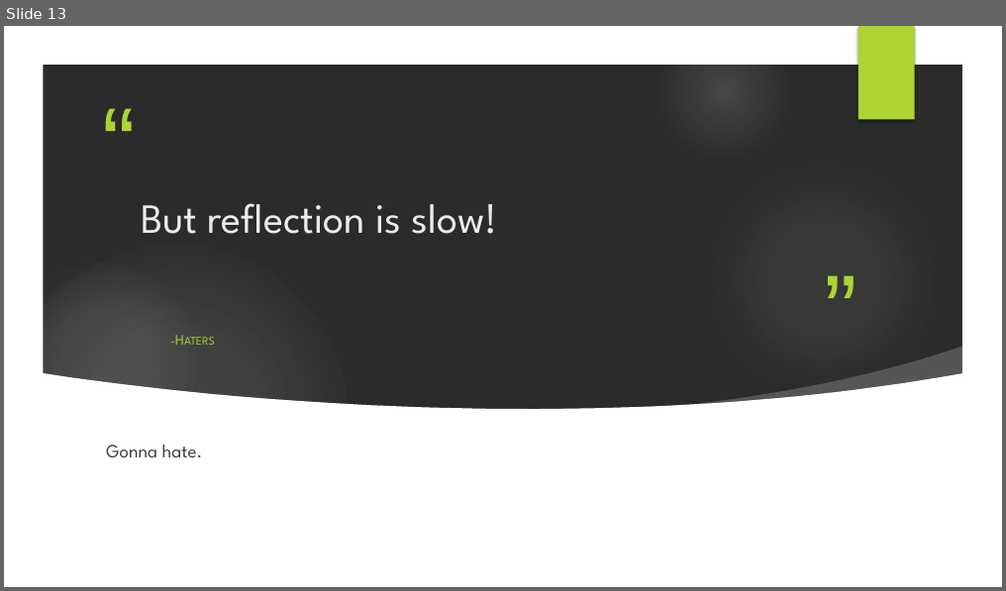
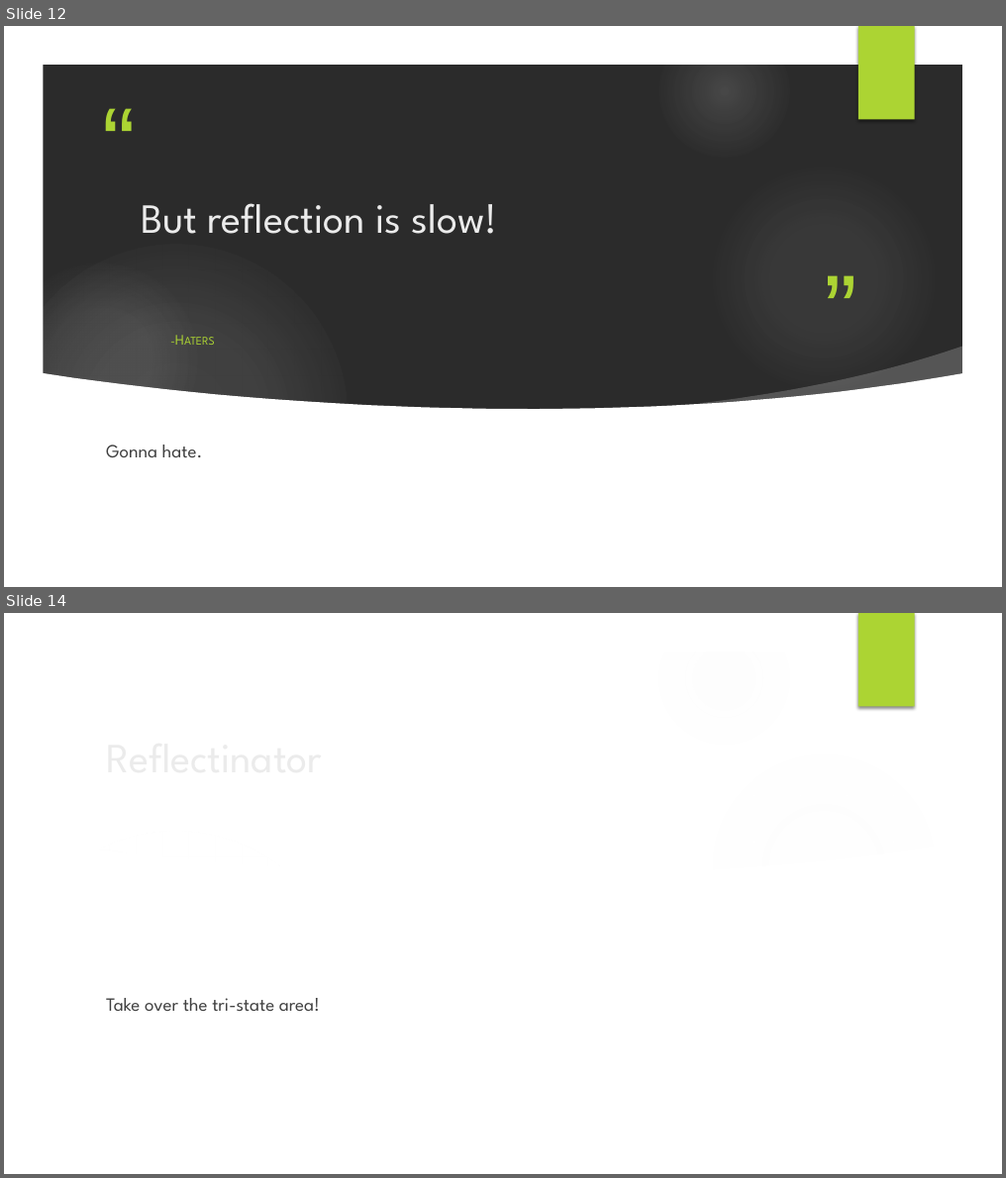
Before and after one commit to bfriesen/MetaDemo, a slide deck: I’m So Meta, Even This tAlk.pptx. Shown one above the other, each under a label of ours: slide 13 before the commit, slides 12 and 14 after it; the slides between them are not shown. The pictures are 1006x591 and 1006x1178 pixels, drawn with LibreOffice and Linux fonts; fonts in the diff are those of the drawing; background and template pictures are left out; a plain dark background stands for a picture behind light text. Boxes give left, top, right and bottom in pixels: in the first picture for what was removed or moved away, otherwise in the second. Text is boxed around its words. In the diff, an @@ line names an element or a change of style, - is before the commit and + after.

```diff
--- a/I’m So Meta, Even This tAlk.pptx
+++ b/I’m So Meta, Even This tAlk.pptx
@@ slide 14 added at <box>4,613,1002,1174</box>, background picture (left out); not listed: 7 template elements that a slide beside it also shows @@
@@ title added at <box>98,700,821,813</box>, 40 pt, text #EBEBEB @@
+Reflectinator
@@ freeform shape added at <box>698,813,971,894</box>, fill #FFFFFF at 20% opacity @@
@@ freeform shape added at <box>42,842,964,1137</box>, fill #FFFFFF @@
@@ text added at <box>106,998,320,1011</box>, 18 pt, text #404040 @@
+Take over the tri-state area!
@@ what was slide 13 is now slide 12 @@
```
Also in this commit, not shown: 2 slides changed, 3 other slides added, 1 slide removed.
